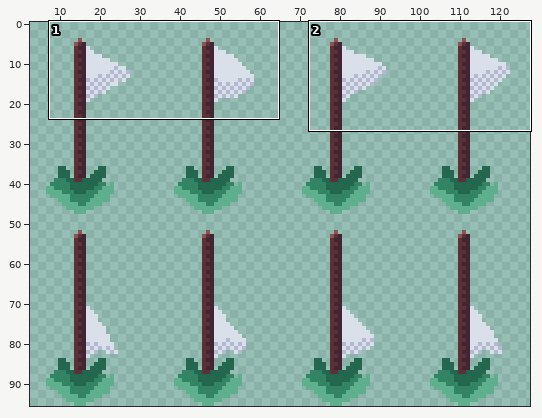
Sprite sheet, stored at res/flag.png. The picture above shows the old version from afar; the outline marks the close-up.
Close-up. First the earlier version:
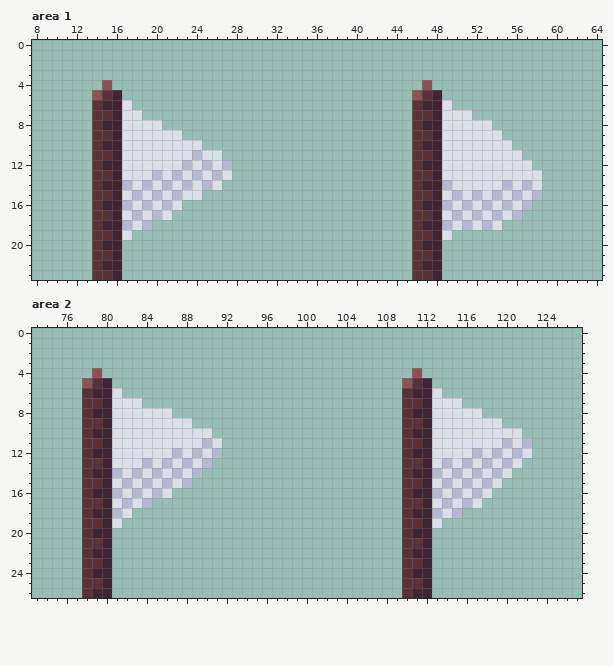
The file is 128x96 pixels. Shown: area 1: x 8..64, y 0..23; area 2: x 73..127, y 0..26. The old version is drawn lined up with the new one. The wide view leaves out empty margins. The commit also changed other parts of the picture, which this record leaves out.
The result:
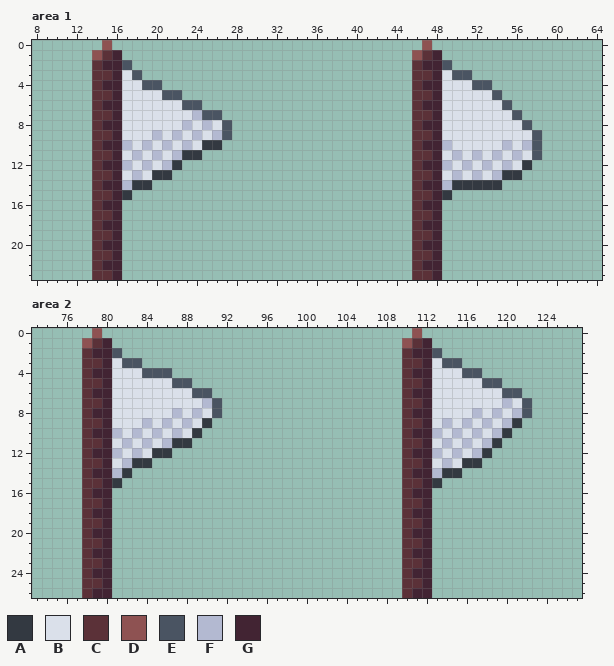
Palette (. is transparent): A #333941  B #dae0ea  C #5b3138  D #8e5252  E #4a5462  F #b3b9d1  G #422433
Edits made:
whole drawing moved by +0,+4 (the old picture is shown already moved)
Changed rows in their new state; - is an unchanged pixel.
Area 1:
first column x 14:
 0 -D-------------------------------D-----------
 1 DCG-----------------------------DCG----------
 2 CGGE----------------------------CGGE---------
 3 CCGBE---------------------------CCGBEE-------
 4 CGGBBEE-------------------------CGGBBBEE-----
 5 C--BBBBEE-----------------------C--BBBBBE----
 6 ----BBBBBEE-------------------------BBBBBE---
 7 -----BBBBBFEE-------------------------BBBBE--
 8 -------BBFBFBE--------------------------BBBE-
 9 ------F-FBFBFE---------------------------BBBE
10 ---F-F-F-F-AA----------------------F-----FBFE
11 ----F-F-FAA..-----------------------F-F-F-FBE
12 ---F-F-FA.....---------------------F-F-F-F-A-
13 ----F-AA......----------------------F-F-FAA..
14 ----AA.......-----------------------AAAAA....
15 ---A.......------------------------A.........
16 ---......--------------------------.........-
17 ---.....---------------------------........--
18 ---...-----------------------------......----
19 ---.-------------------------------.---------
Area 2:
first column x 78:
 0 -D-------------------------------D-----------
 1 DCG-----------------------------DCG----------
 2 CGGE----------------------------CGGE---------
 3 CCGBEE--------------------------CCGBEE-------
 4 CGGBBBEEE-----------------------CGGBBBEE-----
 5 C--BBBBBBEE---------------------C--BBBBBEE---
 6 ----BBBBBBBEE-----------------------BBBBBBEE-
 7 ------BBBBBBFE------------------------BBBBFBE
 8 ---------FBFBE-------------------------FBFBFE
 9 ------F-F-FBA-----------------------F-F-F-FA-
10 ---F-F-F-F-A.----------------------F-F-F-FA.-
11 ----F-F-FAA...----------------------F-F-FA...
12 ---F-F-AA.....---------------------F-F--A....
13 ----FAA......-------------------------AA....-
14 ----A.......------------------------AA.....--
15 ---A.......------------------------A......---
16 ---......--------------------------......----
17 ---....----------------------------.....-----
18 ---..------------------------------...-------
19 ---.-------------------------------.---------
